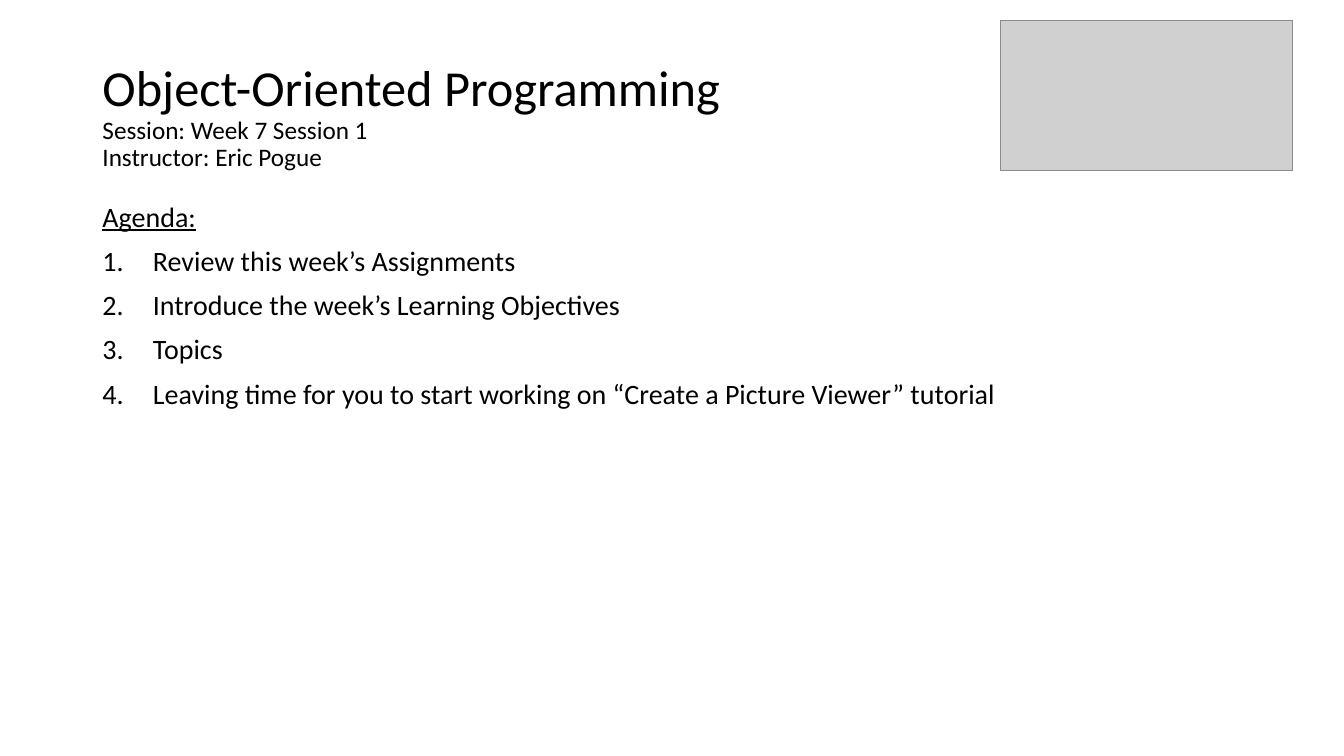
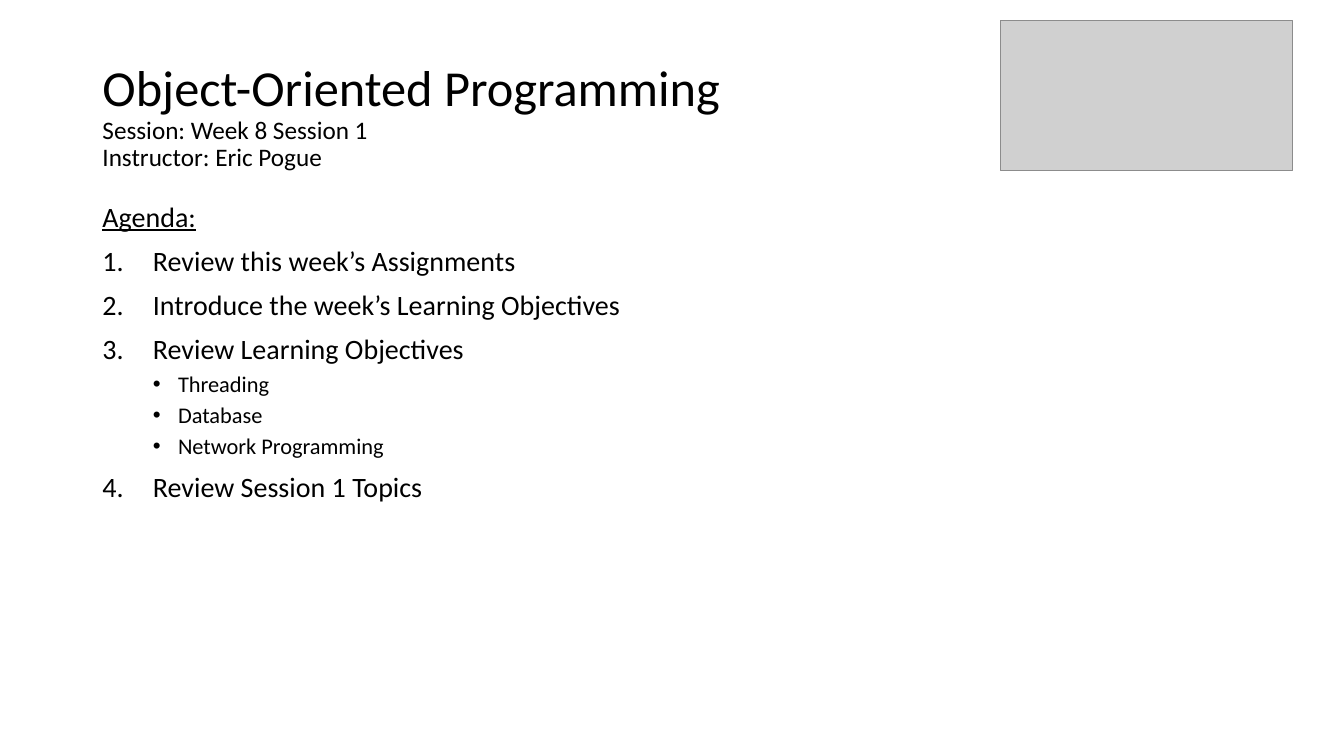
Before and after one commit to EricJPogue/www-epogue-info, a slide deck: slide 1 of CPSC-24500/Week08/2017SpringW08Slides.pptx. Drawn at 1344x756 pixels with LibreOffice and Linux fonts; fonts in the diff are those of the drawing; grey boxes stand for pictures. Boxes give left, top, right and bottom in pixels: in the first picture for what was removed or moved away, otherwise in the second. Text is boxed around its words. In the diff, an @@ line names an element or a change of style, - is before the commit and + after.

```diff
--- a/CPSC-24500/Week08/2017SpringW08Slides.pptx
+++ b/CPSC-24500/Week08/2017SpringW08Slides.pptx
@@ title at (x1=102, y1=71, x2=720, y2=171): text changed @@
-Object-Oriented Programming
-Session: Week 7 Session 1
-Instructor: Eric Pogue
+Object-Oriented Programming
+Session: Week 8 Session 1
+Instructor: Eric Pogue
@@ text at (x1=153, y1=339, x2=464, y2=502): text changed @@
-3. Topics
-4. Leaving time for you to start working on “Create a Picture Viewer” tutorial
+3. Review Learning Objectives
+  • Threading
+  • Database
+  • Network Programming
+4. Review Session 1 Topics
```
Also in this commit, not shown: 3 other slides changed, 15 slides added, 10 slides removed, 3 other files.
